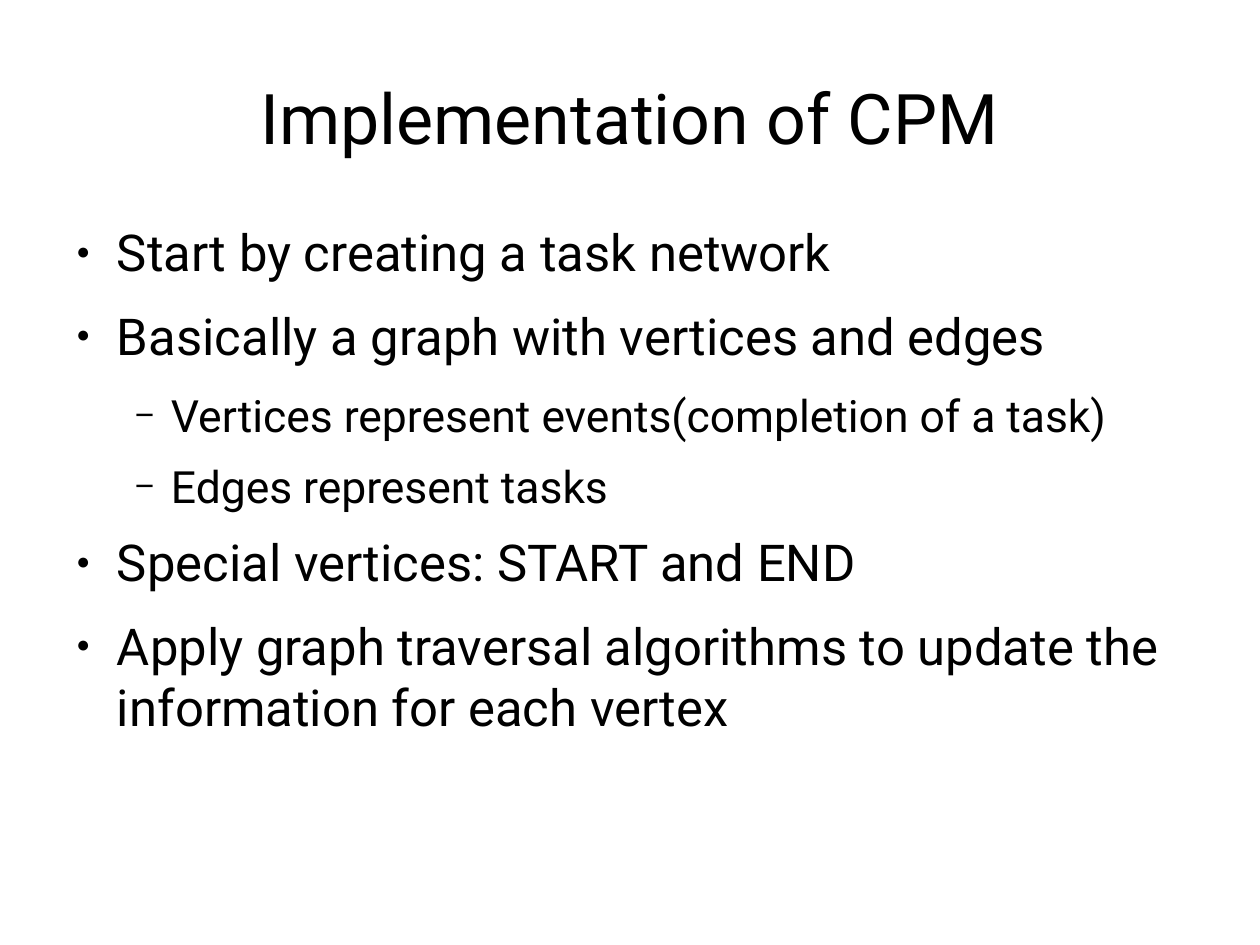
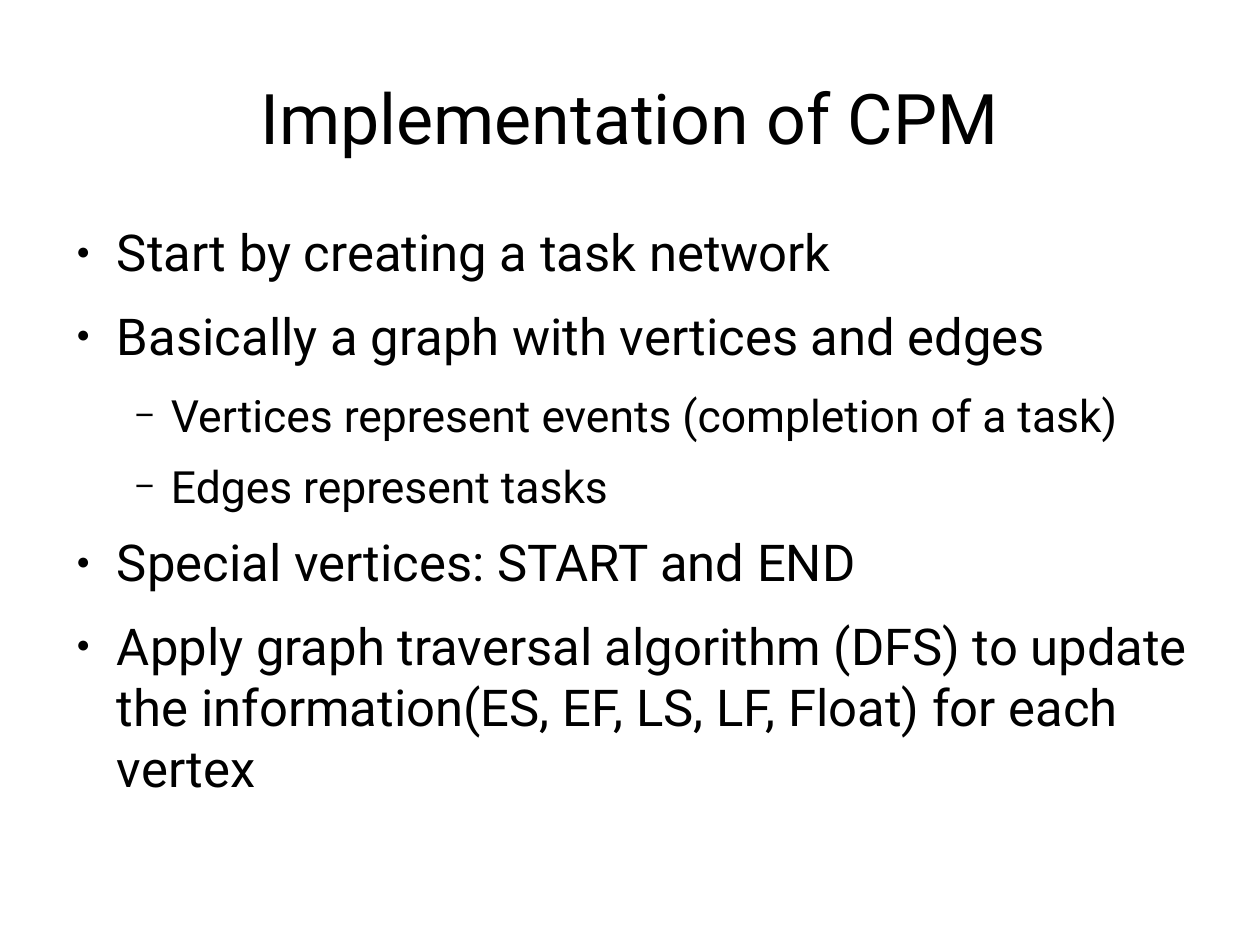
Before and after one commit to jachermocilla/jach-homepage, a slide deck: slide 9 of seminar-2008.odp. Drawn at 1260x945 pixels with LibreOffice and Linux fonts; fonts in the diff are those of the drawing. Boxes give left, top, right and bottom in pixels: in the first picture for what was removed or moved away, otherwise in the second. Text is boxed around its words. In the diff, an @@ line names an element or a change of style, - is before the commit and + after.

```diff
--- a/seminar-2008.odp
+++ b/seminar-2008.odp
@@ text at (171,396,1117,442): spaces changed @@
-  − Vertices represent events(completion of a task)
+  − Vertices represent events (completion of a task)
@@ text at (117,624,1187,788): text changed @@
-● Apply graph traversal algorithms to update the information for each vertex
+● Apply graph traversal algorithm (DFS) to update the information(ES, EF, LS, LF, Float) for each vertex
```
Also in this commit, not shown: 7 other slides changed, 1 slide added.
